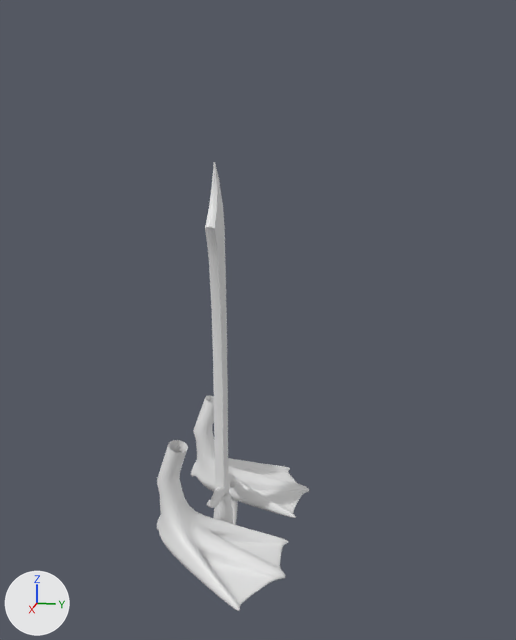
Two versions of the Blender file Resources/Models/duck.blend, one commit apart.
Camera for both pictures: a 50 mm camera at (7.54, 1.93, 4.42) aimed at (-0.07, 0.41, 2.52). The lights are fixed; the arrows at lower left show +X, +Y and +Z.

Objects in the first picture: 'Cutlass_Blade', 'Cutlass_Hilt', 'Duck_Feet'.
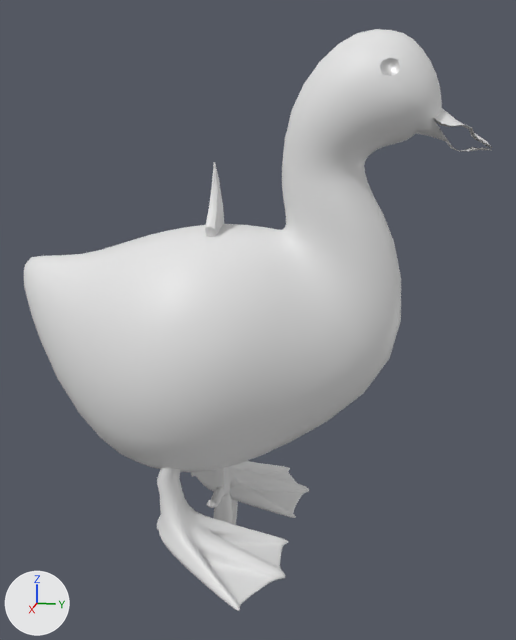
Where the change shows, as pixel boxes (x1, y1, x2, y2) in the pictures (516 x 640 px):
'Duck_Body', shown
    after: (24, 29, 492, 472)
'Cutlass_Blade', unchanged, covered by the edit
    both: (205, 162, 228, 490)

Diff of the bpy script that builds the scene:
```diff
--- a/Resources/Models/duck.blend.py
+++ b/Resources/Models/duck.blend.py
@@ ob_duck_body @@
 ob_duck_body.location = (0.0, 0.0, 0.0)
-ob_duck_body.hide_set(True)
```
